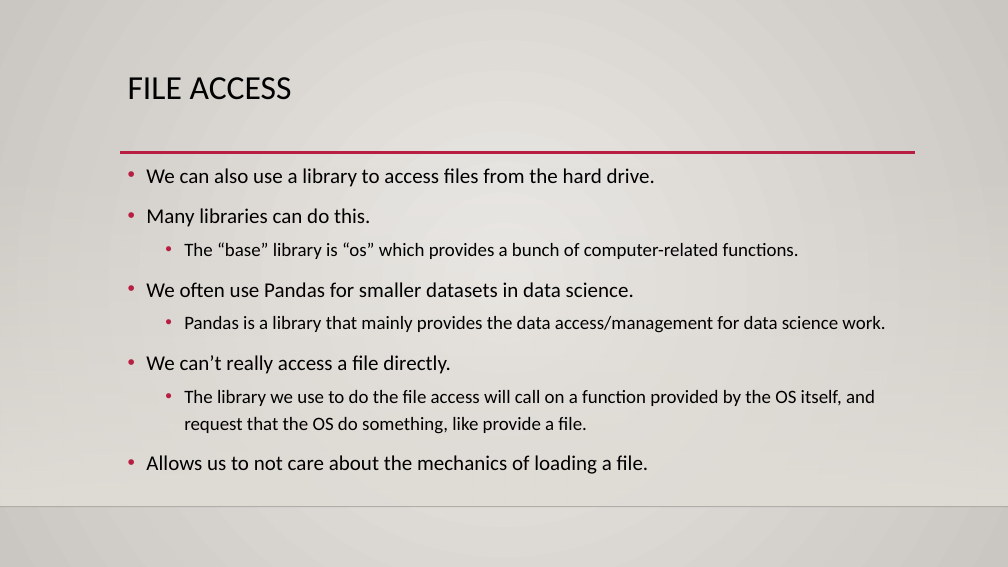
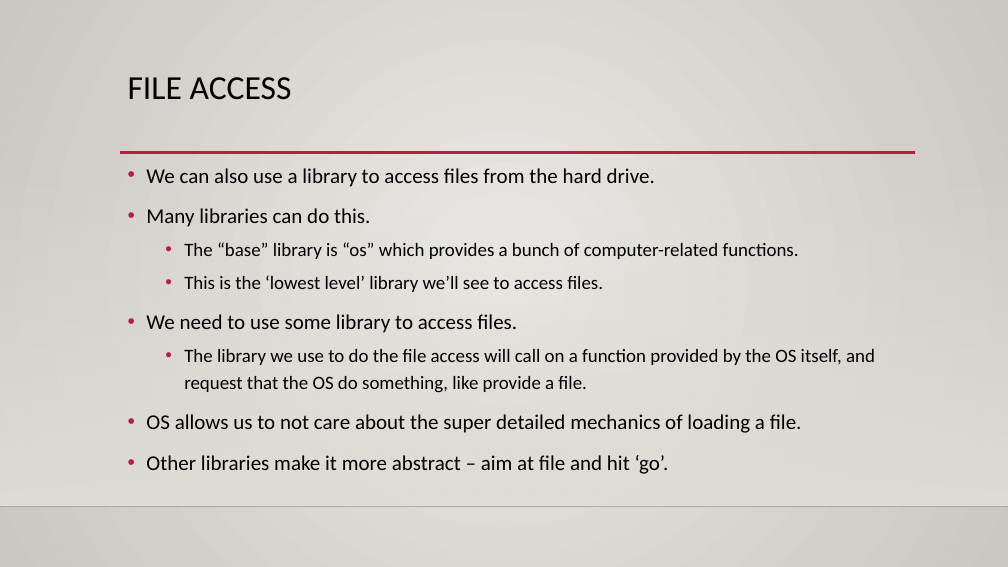
Before and after one commit to AkeemSemperDataScience/Programming_Basics_for_Machine_Learning_Students, a slide deck: slide 7 of reference_material/slides/005_file_access.pptx (slide 6 before the commit). Drawn at 1008x567 pixels with LibreOffice and Linux fonts; fonts in the diff are those of the drawing; background and template pictures are left out. Boxes give left, top, right and bottom in pixels: in the first picture for what was removed or moved away, otherwise in the second. Text is boxed around its words. In the diff, an @@ line names an element or a change of style, - is before the commit and + after.

```diff
--- a/reference_material/slides/005_file_access.pptx
+++ b/reference_material/slides/005_file_access.pptx
@@ text at (146,275,603,333): text changed; size 20 to 18 pt @@
-• We often use Pandas for smaller datasets in data science.
-  • Pandas is a library that mainly provides the data access/management for data science work.
-• We can’t really access a file directly.
+  • This is the ‘lowest level’ library we’ll see to access files.
+• We need to use some library to access files.
@@ text at (146,414,802,474): text changed @@
-• Allows us to not care about the mechanics of loading a file.
+• OS allows us to not care about the super detailed mechanics of loading a file.
+• Other libraries make it more abstract – aim at file and hit ‘go’.
```
Also in this commit, not shown: 3 other slides changed, 9 slides added, 12 other files.
